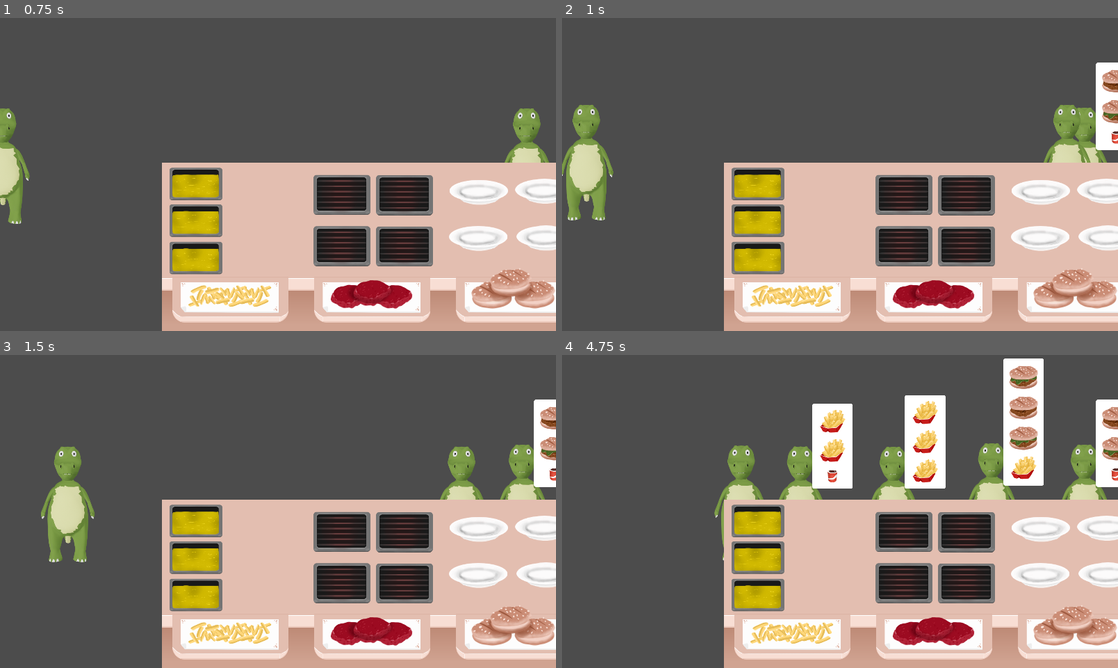
Above: before the commit, frames 1-4 (two rows, left to right).
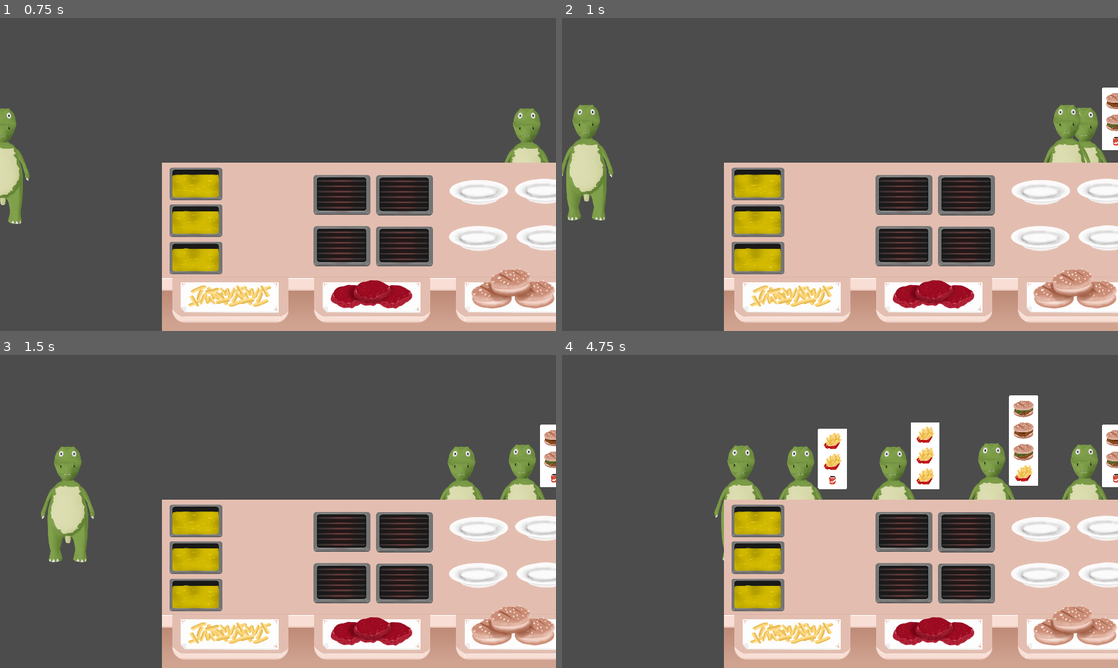
Above: after the commit, the same moments.

Repository: samuelpedrajas/MyVeganRestaurant
Game: Godot game, scene res://Scenes/Kitchen.tscn
Same seed, same stepped clock (60 frames per second), same inputs: the game is played once before the commit and once after it.
Inputs (mouse positions are in pixels of both pictures, inside the frame that each line leads up to):
- Up to frame 1 (0.75 s): click "PLAY" at 0.5 s
- Up to frame 2 (1 s): no input
- Up to frame 3 (1.5 s): move the mouse to (339, 530) at 1.27 s; click (339, 530) at 1.42 s
- Up to frame 4 (4.75 s): move the mouse to (967, 533) at 2.02 s; click (967, 533) at 2.17 s; move the mouse to (901, 583) at 2.77 s; click (901, 583) at 2.92 s; move the mouse to (967, 583) at 3.52 s; click (967, 583) at 3.67 s; move the mouse to (1040, 524) at 4.27 s; click (1040, 524) at 4.42 s

Frame 1 is identical in both runs. In frame 2, 0.9% of the frame differs, in the area x 96-100%, y 14-43%; in frame 3, 0.9%; in frame 4, 6.2%, in the area x 45-100%, y 1-43%.

Commit message:
smaller bubbles

Diff:
--- a/Scenes/Client.tscn
+++ b/Scenes/Client.tscn
@@ -137,7 +137,7 @@
 margin_top = -207.6
 margin_right = 6.54399
 margin_bottom = -189.6
-rect_scale = Vector2( 0.7, 0.7 )
+rect_scale = Vector2( 0.5, 0.5 )
 rect_pivot_offset = Vector2( 100, 9 )
 texture = ExtResource( 2 )
 patch_margin_left = 9
